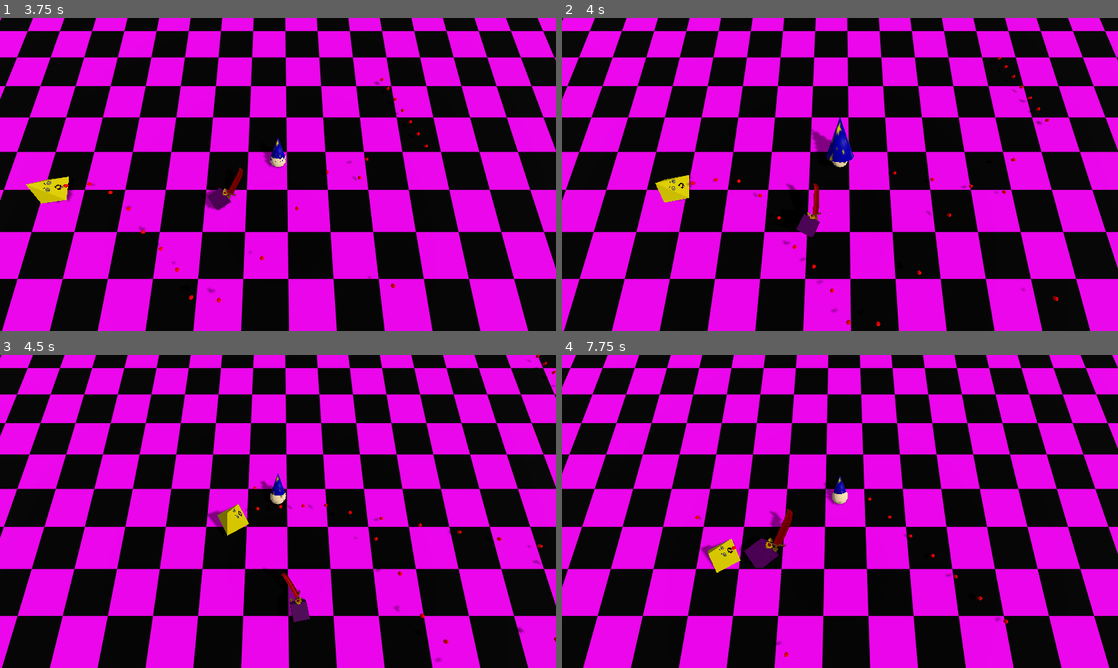
Above: before the commit, frames 1-4 (two rows, left to right).
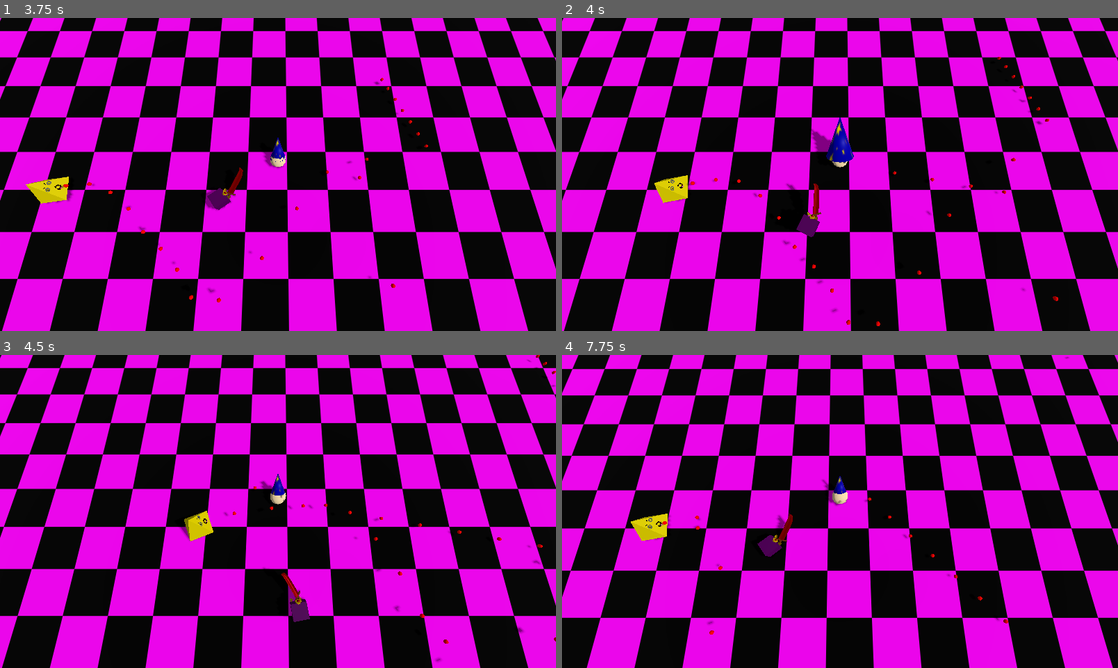
Above: after the commit, the same moments.

Repository: luce-ventress/no-mercy-bgj-2025
Game: Godot game, scene res://Maps/Level1.tscn
Two runs of this game, one before a commit and one after it. Both use one fixed random seed, a clock stepped at 60 frames per second and the inputs below. Sound files missing from this copy of the repository are replaced by a short silence.
Inputs (mouse positions are in pixels of both pictures, inside the frame that each line leads up to):
- Up to frame 1 (3.75 s): move the mouse to (400, 158) at 0.52 s; press the mouse at (400, 158) at 0.53 s; hold D (player_right) 0.53-1.28 s; move the mouse to (166, 190) at 1.27 s; release the mouse at (166, 190) at 1.28 s; hold S (player_backward) 1.28-2.03 s; click (166, 190) at 1.35 s; move the mouse to (333, 105) at 2.02 s; press the mouse at (333, 105) at 2.03 s; hold D (player_right) 2.03-2.78 s; move the mouse to (250, 237) at 2.77 s; release the mouse at (250, 237) at 2.78 s; hold W (player_forward) 2.78-3.53 s; click (250, 237) at 2.85 s; move the mouse to (444, 221) at 3.52 s; press the mouse at (444, 221) at 3.53 s; hold A (player_left) from 3.53 s (still down)
- Up to frame 2 (4 s): keep holding A (player_left)
- Up to frame 3 (4.5 s): keep holding A (player_left); move the mouse to (111, 464) at 4.27 s; release the mouse at (111, 464) at 4.28 s; click (111, 464) at 4.35 s
- Up to frame 4 (7.75 s): move the mouse to (867, 511) at 5.02 s; release A (player_left) at 5.03 s; press the mouse at (867, 511) at 5.03 s; hold S (player_backward) 5.03-5.78 s; move the mouse to (756, 433) at 5.77 s; release the mouse at (756, 433) at 5.78 s; hold D (player_right) 5.78-6.53 s; click (756, 433) at 5.85 s; move the mouse to (962, 495) at 6.52 s; press the mouse at (962, 495) at 6.53 s; hold W (player_forward) 6.53-7.28 s; move the mouse to (728, 527) at 7.27 s; release the mouse at (728, 527) at 7.28 s; hold D (player_right) from 7.28 s (still down); click (728, 527) at 7.35 s

Frame 1 is identical in both runs. In frame 2, less than 0.1% of the frame differs, in the area x 16-24%, y 50-60%; in frame 3, 0.8%; in frame 4, 15%, in the area x 0-100%, y 0-100%.

Commit message:
ranged stop distance

Diff:
--- a/Scenes/Enemies/RangedEnemyPawn.tscn
+++ b/Scenes/Enemies/RangedEnemyPawn.tscn
@@ -47,3 +47,4 @@
 script = ExtResource("8_7n326")
 speed = 4
 rotationSpeed = 2.0
+stop_distance = 10
--- a/Scripts/Enemies/EnemyMovement.gd
+++ b/Scripts/Enemies/EnemyMovement.gd
@@ -3,6 +3,7 @@
 @export var speed = 5
 @export var rotationSpeed = 1.5
 @export var fall_acceleration = 600
+@export var stop_distance = 0
 
 @onready var characterBody = owner as CharacterBody3D
 @onready var PlayerPawn = owner.get_parent().get_node("%PlayerPawnInstance") as Node3D
@@ -14,6 +15,9 @@
 func _physics_process(delta: float) -> void:
 	if PlayerStats.isDead:
 		return
+
+
+	var toPlayerDistance = characterBody.position.distance_to(PlayerPawn.position)
 
 	var toPlayerDir = characterBody.position.direction_to(PlayerPawn.position).normalized()
 	toPlayerDir.y = 0
@@ -29,8 +33,12 @@
 
 	var current_velocity = characterBody.velocity
 	var final_velocity = current_velocity.lerp(desiredVelocity, 0.05)
+	if (toPlayerDistance < stop_distance):
+		final_velocity = Vector3(0, 0, 0)
 
 	characterBody.set_velocity(final_velocity + externalImpulse)
+
+
 	characterBody.move_and_slide()
 	externalImpulse = Vector3(0, 0, 0)
 
Not shown, changed: Assets/Sound/Enemy/ranged_enemy_attack.wav.import
